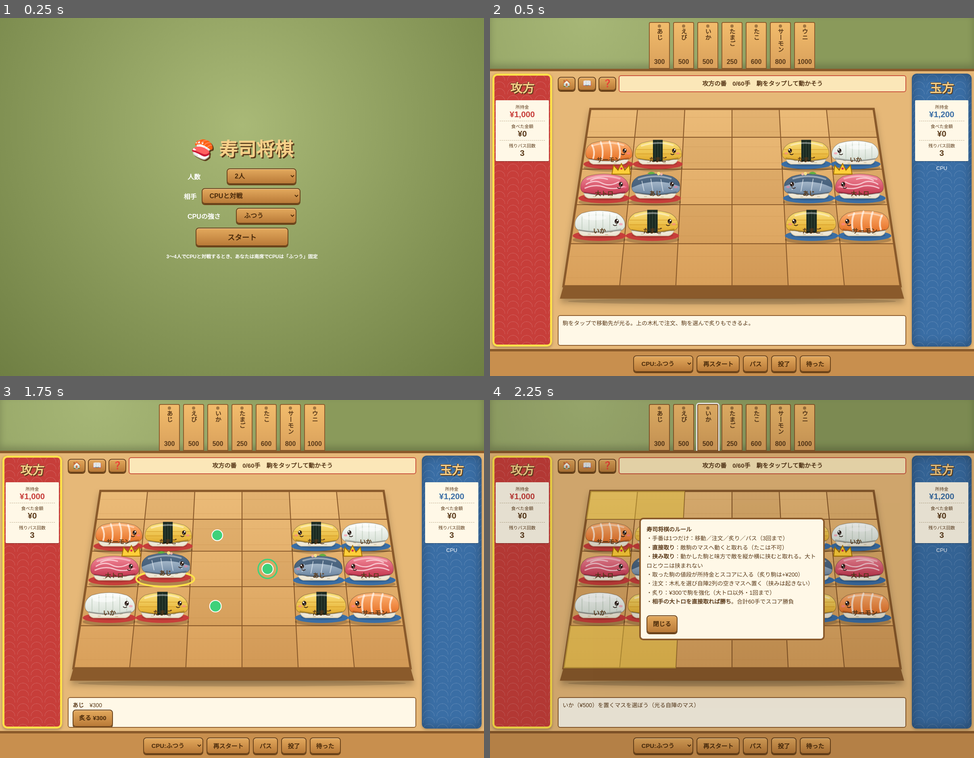
Above: before the commit, frames 1-4 (two rows, left to right).
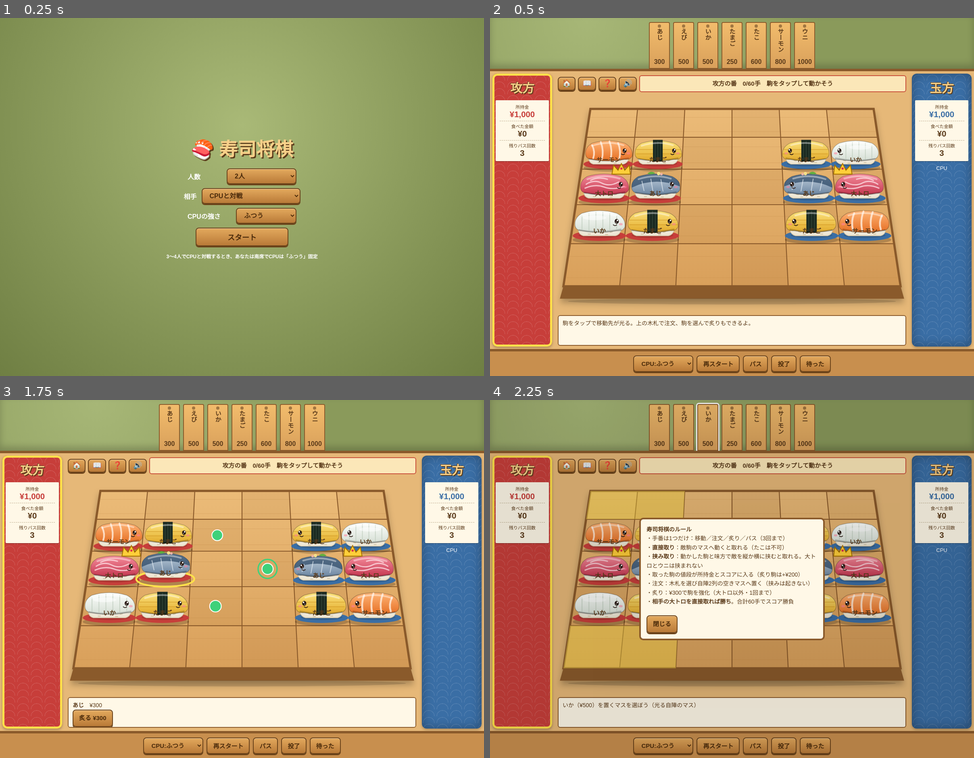
Above: after the commit, the same moments.

Repository: rossy-o33/game
Game: browser game, page sushi.html
Two runs of this game, one before a commit and one after it. Both use one fixed random seed, a clock stepped at 60 frames per second and the inputs below.
Inputs (mouse positions are in pixels of both pictures, inside the frame that each line leads up to):
- Up to frame 1 (0.25 s): no input
- Up to frame 2 (0.5 s): click "スタート" at 0.27 s
- Up to frame 3 (1.75 s): click "再スタート" at 0.52 s; click (242, 607) at 1.07 s; click "待った" at 1.27 s; click (169, 564) at 1.67 s
- Up to frame 4 (2.25 s): click "いか 500" at 1.87 s; click "❓" at 2.02 s

Frame 1 is identical in both runs. In frame 2, 0.5% of the frame differs, in the area x 26-94%, y 15-28%; in frame 3, 0.5%; in frame 4, 0.5%.

Commit message:
Add files via upload

Diff:
--- a/sushi.html
+++ b/sushi.html
@@ -72,7 +72,7 @@
 <div id="app">
 <div id="mn"></div>
 <div class="pn" id="p1"></div>
-<div id="bd"><div id="bh"><button class="wb ic" id="tp" titl …(83 unchanged characters)… ="wb ic" id="rl" title="ルール">❓</button><div id="bn"></div></div><svg id="sv" vie …(79 unchanged characters)…
+<div id="bd"><div id="bh"><button class="wb ic" id="tp" titl …(83 unchanged characters)… ="wb ic" id="rl" title="ルール">❓</button><button class="wb ic" id="bm" title="BGM">🔇</button><div id="bn"></div></div><svg id="sv" vie …(79 unchanged characters)…
 <div class="pn" id="p2"></div><div class="pn" id="p3"></div><div class="pn" id="p4"></div>
 <div id="bt">
 <select class="wb" id="mode"><option value="c0">CPU:かんたん</option><option value="c1" selected>CPU:ふつう</option><option va …(204 unchanged characters)…
@@ -141,6 +141,22 @@
 let S,sel,ord,hist=[],AC;
 function snd(f,d=.14){try{AC=AC||new AudioContext();const o=AC.createOscillator(),g=AC.createGain();o.type='triangle';o …(205 unchanged characters)…
 function burst(){try{AC=AC||new AudioContext();const n=AC.sampleRate*.5,b=AC.createBuffer(1,n,AC.sampleRate),d=b.getCha …(283 unchanged characters)…
+const MD=[[0,2,4,7,9],[0,2,5,7,9],[0,1,5,7,8]];let BG=0,bgT,bgM;
+function bgm(on){BG=on;clearTimeout(bgT);$('#bm').textContent=on?'🔊':'🔇';if(!on)return;
+try{AC=AC||new AudioContext();AC.resume&&AC.resume();
+if(!bgM){bgM=AC.createGain();bgM.gain.value=.35;const d=AC.createDelay(),f=AC.createGain(),lp=AC.createBiquadFilter();d.delayTime.value=.42;f.gain.value=.38;lp.type='lowpass';lp.frequency.value=2200;bgM.connect(AC.destination);bgM.connect(d);d.connect(lp);lp.connect(f);f.connect(d);lp.connect(AC.destination)}}catch(e){return}
+let root=50,md=MD[0],i=7,n=0;
+const mf=m=>440*Math.pow(2,(m-69)/12),note=k=>root+md[((k%5)+5)%5]+12*Math.floor(k/5);
+const tone=(m,t,dur,vol,type)=>{const o=AC.createOscillator(),g=AC.createGain();o.type=type;o.frequency.setValueAtTime(mf(m)*(type=='triangle'?1.012:1),t);if(type=='triangle')o.frequency.exponentialRampToValueAtTime(mf(m),t+.08);g.gain.setValueAtTime(.0001,t);g.gain.linearRampToValueAtTime(vol,t+(type=='sine'?dur*.3:.01));g.gain.exponentialRampToValueAtTime(.0005,t+dur);o.connect(g);g.connect(bgM);o.start(t);o.stop(t+dur+.05)};
+const dr=t=>{const o=AC.createOscillator(),g=AC.createGain();o.frequency.setValueAtTime(120,t);o.frequency.exponentialRampToValueAtTime(42,t+.18);g.gain.setValueAtTime(.5,t);g.gain.exponentialRampToValueAtTime(.001,t+.4);o.connect(g);g.connect(bgM);o.start(t);o.stop(t+.45)};
+const step=()=>{if(!BG)return;const t=AC.currentTime+.05,r=Math.random;
+if(n%64==0){root=[50,52,55,57][r()*4|0];md=MD[r()*3|0];i=7}
+if(n%16==0){tone(root-24,t,3.4,.2,'sine');tone(root-17,t,3.4,.1,'sine')}
+if(n%16==0||(n%16==8&&r()<.5))dr(t);
+if(r()<.6){i=Math.max(3,Math.min(13,i+[-2,-1,-1,0,1,1,2][r()*7|0]));tone(note(i),t,1.7,.16,'triangle');if(r()<.14)for(let k=1;k<4;k++)tone(note(i+k),t+k*.07,1.2,.1,'triangle')}
+if(n%32==12&&r()<.6)tone(note(i+5),t,4.2,.07,'sine');
+n++;bgT=setTimeout(step,420+r()*50)};
+step()}
 function save(){try{localStorage.setItem('ss',JSON.stringify({S,m:$('#mode').value,hist:hist.slice(-10)}))}catch(e){}}
 function ld(){try{const d=JSON.parse(localStorage.getItem('ss'));$('#mode').value=d.m;S=d.S;S.fx=null;hist=d.hist||[];sel=ord=null;R();if(!S.over&&isCpu(S.turn))setTimeout(cpu,600)}catch(e){init()}}
 function undo(){if(NP>2){S.msg='3〜4人では待ったは使えません';R();return}if(!hist.length||(isCpu(S.turn)&&!S.over))return;let n=Math.min(vs()?2:1,hist.length),s;while(n--)s=hist.pop();S=JSON.parse(s);S.fx=null;sel=ord=null;R();save()}
@@ -150,7 +166,7 @@
 const L=[[0,-1,'salmon'],[0,0,'toro'],[0,1,'ika'],[1,-1,'tamago'],[1,0,'aji'],[1,1,'tamago']];
 if(n==2)L.forEach(([d,l,t])=>{B[2+l][d]={t,p:0};B[2+l][5-d]={t:t=='salmon'?'ika':t=='ika'?'salmon':t,p:1}});
 else for(let p=0;p<n;p++)L.forEach(([d,l,t])=>{const X=[4+l,W-1-d,4+l,d][p],Y=[Hh-1-d,4+l,d,4+l][p];B[Y][X]={t,p}});
-S={B,pl:[...Array(n)].map((_,i)=>({m:1000+(n==2&&i?200:0),s:0,pass:3})),turn:0,n:0,over:null,msg:'駒をタップして動かそう',log:[]};sel=ord=null;hist=[];R()}
+S={B,pl:[...Array(n)].map((_,i)=>({m:1000,s:0,pass:3})),turn:0,n:0,over:null,msg:'駒をタップして動かそう',log:[]};sel=ord=null;hist=[];R()}
 const vs=()=>'cm'.includes($('#mode').value[0]),isCpu=p=>vs()&&p>0,human=()=>!S.over&&!isCpu(S.turn),PN=i=>NP==2?['攻方','玉方'][i]:['南','東','北','西'][i],nx=p=>{let t=p;do t=(t+1)%NP;while(S.pl[t].dead);return t},zone=(p,x,y)=>NP==2?(p?x>=W-2:x<2):[y>=Hh-2,x>=W-2,y<2,x<2][p];
 function threat(p){let tx;S.B.forEach((r,y)=>r.forEach((c,x)=>{if(c&&c.t=='toro'&&c.p==p)tx=[x,y]}));if(!tx)return 0;
 for(let y=0;y<Hh;y++)for(let x=0;x<W;x++){const c=S.B[y][x];if(c&&c.p!=p&&gen(S.B,x,y).some(m=>m.x==tx[0]&&m.y==tx[1]&&!m.sw))return 1}return 0}
@@ -265,7 +281,7 @@
 const x=+t.dataset.x,y=+t.dataset.y,p=S.turn,c=S.B[y][x];
 if(ord){if(!c&&zone(p,x,y))play({k:'o',t:ord,x,y});else{ord=null;R()}return}
 if(sel&&S.B[sel.y][sel.x].p==p){const m=gen(S.B,sel.x,sel.y).find(m=>m.x==x&&m.y==y);if(m){play({k:'m',fx:sel.x,fy:sel.y,m});return}}
-sel=c?{x,y}:null;R()};
+sel=c&&!(sel&&sel.x==x&&sel.y==y)?{x,y}:null;R()};
 $('#nw').onclick=init;$('#mode').onchange=init;$('#rl').onclick=()=>dg.showModal();
 $('#ps').onclick=()=>human()&&S.pl[S.turn].pass>0&&play({k:'p'});
 $('#rs').onclick=()=>{if(S.over)return;if(NP==2){S.over={w:S.turn^1,why:'投了'};R();return}const p=S.turn;S.pl[p].dead=1; …(248 unchanged characters)…
@@ -277,5 +293,6 @@
 const up=()=>{$('#tl').style.display=$('#tk').value=='c'&&$('#tn').value=='2'?'':'none'};$('#tn').onchange=$('#tk').onchange=up;up();
 $('#go').onclick=()=>{const n=+$('#tn').value,k=$('#tk').value;$('#mode').value=n==2?(k=='c'?'c'+$('#tv').value:'2p'):(k=='c'?'m':'h')+n;T.hidden=true;init()};
 if(has)$('#ld').onclick=()=>{T.hidden=true;ld()}}
+$('#bm').onclick=()=>bgm(!BG);const au=e=>{if(e.target.closest('#bm'))return;document.removeEventListener('pointerdown',au);bgm(1)};document.addEventListener('pointerdown',au);
 init();menu();
 </script></body></html>
